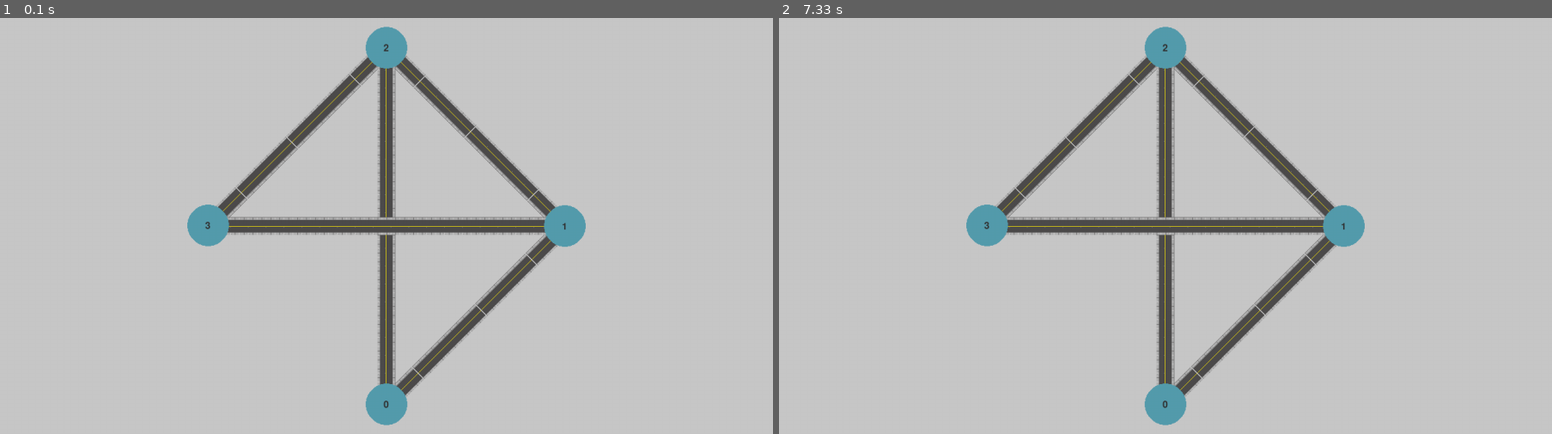
Above: before the commit, frames 1-2 (left to right).
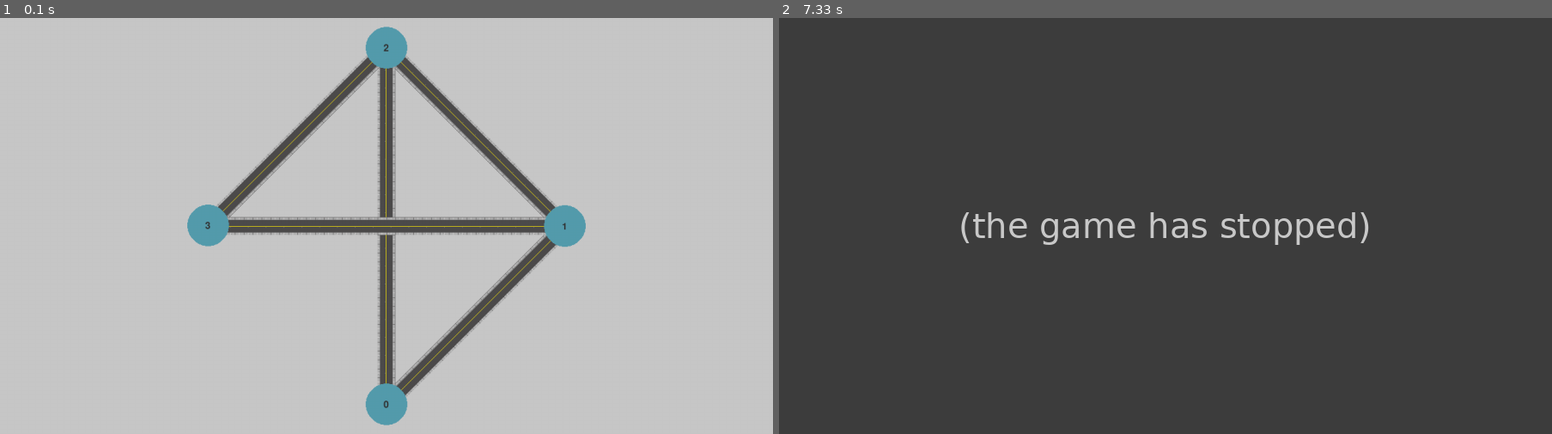
Above: after the commit, the same moments.

Repository: fernandorego/feup-iart-traffic-signaling
Game: pygame game, started from traffic_signaling/src/main.py
Two runs of this game, one before a commit and one after it. Both use one fixed random seed, a clock stepped at 60 frames per second and the inputs below.
Inputs:
- Up to frame 1 (0.1 s): no input
- Up to frame 2 (7.33 s): no input

The runs differ from the first frame. In frame 1, 0.1% of the frame differs, in the area x 28-72%, y 9-87%; in frame 2, 96%, in the area x 0-100%, y 0-100%.
After the commit the program exited at 7 s; later frames show no game.

Commit message:
Minor changes

Diff:
--- a/traffic_signaling/src/controller/city_controller.py
+++ b/traffic_signaling/src/controller/city_controller.py
@@ -1,11 +1,22 @@
 import math
-from model import city
+from collections import deque
+from time import sleep
+
+import pygame
+from model.city import City
+from model.schedule import Schedule
+from view.city_viewer import CityViewer
+
+BG_COLOR = (200, 200, 200)
 
 
 class CityController:
-    def __init__(self, city, window_size) -> None:
+    def __init__(self, city: City, schedule: Schedule, window, window_size) -> None:
         self.city = city
+        self.city_viewer = CityViewer(city)
+        self.schedule = schedule
         self.time = 0
+        self.window = window
         self.window_size = window_size
         self.set_intersection_pos()
 
@@ -22,5 +33,76 @@
             angle += rotation_angle
         return
 
-    def update(self) -> None:
-        self.time += 1
+    def evaluate(self):
+        # setup simulation helpers
+        street_queue = {street_id: deque()
+                        for street_id in range(self.city.no_streets)}
+
+        green_cycle_duration = {intersection_id: len(self.schedule.schedule[intersection_id])
+                                for intersection_id in self.schedule.schedule}
+
+        car_path = {}
+        next_analysed_time = {}
+        for car in self.city.cars:
+            car_path[car.id] = deque(car.path)
+            street_queue[car_path[car.id][0].id].append(car.id)
+            next_analysed_time[car.id] = 0
+
+        print()
+        print(self.city.street_intersection)
+        print(street_queue)
+        print(green_cycle_duration)
+        print(car_path)
+        print(next_analysed_time)
+        print()
+
+        # run simulation
+        score = 0
+        for current_time in range(self.city.duration+1):
+            crossed_intersections = []
+            scheduled_removals = []
+            for car_id in car_path:
+                # ainda não chegou a interseção
+                if next_analysed_time[car_id] > current_time:
+                    continue
+                street = car_path[car_id][0]
+                if street_queue[car_path[car_id][0].id][0] != car_id:  # primeiro carro da fila
+                    continue
+                intersection_id = self.city.street_intersection[street.name]
+                light_is_green = self.schedule.schedule[intersection_id][current_time %
+                                                                         green_cycle_duration[intersection_id]] == street.name
+                if not light_is_green or intersection_id in crossed_intersections:
+                    continue
+
+                crossed_intersections.append(intersection_id)
+                street_queue[street.id].popleft()
+                car_path[car_id].popleft()
+                next_street = car_path[car_id][0]
+                next_time = current_time + next_street.length
+                if len(car_path[car_id]) == 1:
+                    scheduled_removals.append(car_id)
+                    if next_time <= self.city.duration:
+                        score += self.city.car_value + self.city.duration - next_time
+                else:
+                    street_queue[next_street.id].append(car_id)
+                    next_analysed_time[car_id] = next_time
+            for car_id in scheduled_removals:
+                del car_path[car_id]
+
+            print()
+            print(street_queue)
+            print(green_cycle_duration)
+            print(car_path)
+            print(next_analysed_time)
+            print()
+
+            sleep(1)
+
+        return score
+
+    def draw(self):
+        self.window.fill(BG_COLOR)
+
+        self.city_viewer.draw(self.window)
+
+        pygame.display.flip()
--- a/traffic_signaling/src/controller/pygame_controller.py
+++ b/traffic_signaling/src/controller/pygame_controller.py
@@ -1,8 +1,8 @@
+from time import sleep
 import pygame
-import time
 from model.city import City
 from controller.city_controller import CityController
-from view.city_viewer import CityViewer
+from model.schedule import Schedule
 
 WINDOW_SIZE = (1300, 700)
 BG_COLOR = (200, 200, 200)
@@ -10,13 +10,13 @@
 
 
 class PygameController:
-    def __init__(self, city) -> None:
+    def __init__(self, city: City, schedule: Schedule) -> None:
         self.window_size = WINDOW_SIZE
         self.fps = FPS
         self.bg_color = BG_COLOR
-        self.city_controller = CityController(city, WINDOW_SIZE)
-        self.city_viewer = CityViewer(city)
         self.window = self.init_pygame()
+        self.city_controller = CityController(
+            city, schedule, self.window, WINDOW_SIZE)
         self.main()
 
     def init_pygame(self) -> None:
@@ -26,40 +26,17 @@
     def quit_pygame(self) -> None:
         pygame.quit()
 
-    def loop(self) -> None:
-        run = True
-        while run:
-
-            start = time.time()
-            run = self.is_running()
-
-            self.update()
-            self.draw()
-
-            time.sleep(max(1.0/self.fps - (time.time() - start), 0))
-
-        pygame.quit()
-
     def is_running(self) -> bool:
         for event in pygame.event.get():
             if event.type == pygame.QUIT:
-                return False
-        return True
+                self.quit_pygame()
 
     def set_bg_color(self, r, g, b) -> None:
         self.bg_color = (r, g, b)
 
     def main(self) -> None:
-        self.loop()
-
-        self.quit_pygame()
+        self.city_controller.draw()
+        self.city_controller.evaluate()
 
     def update(self) -> None:
         self.city_controller.update()
-
-    def draw(self) -> None:
-        self.window.fill(self.bg_color)
-
-        self.city_viewer.draw(self.window)
-
-        pygame.display.flip()
--- a/traffic_signaling/src/main.py
+++ b/traffic_signaling/src/main.py
@@ -6,12 +6,12 @@
 
 if __name__ == '__main__':
 
+    print("read city and schedule")
     city = City.from_input('../asset/data/a.txt')
-    print("read city")
-    controller = PygameController(city)
+    schedule = Schedule.from_input('../asset/out/a1.txt')
+    controller = PygameController(city, schedule)
+    print("done")
 
-    #schedule = Schedule.from_input('../asset/out/d1.txt')
-    #print("read schedule")
     #t1 = time.time()
     # print(schedule.evaluate(city))
     #t2 = time.time()
--- a/traffic_signaling/src/view/city_viewer.py
+++ b/traffic_signaling/src/view/city_viewer.py
@@ -1,5 +1,5 @@
 import pygame
-from math import atan2, degrees, radians, cos, sin, dist
+from math import atan2, ceil, degrees, floor, radians, cos, sin, dist
 from model.city import City
 
 INTERSECTION_COLOR = (85, 156, 173)
@@ -64,8 +64,8 @@
                 center=(pos[0], pos[1])))
             window.blit(road_block, rotated_center)
 
-            pos = (pos[0] + BLOCKSIZE*cos(radians(angle)),
-                   pos[1] + BLOCKSIZE*sin(radians(angle)))
+            pos = (pos[0] + round(BLOCKSIZE*cos(radians(angle))),
+                   pos[1] + round(BLOCKSIZE*sin(radians(angle))))
 
     def draw_intersection(self, window, id, intersection, font):
         pygame.draw.circle(window, INTERSECTION_COLOR,
